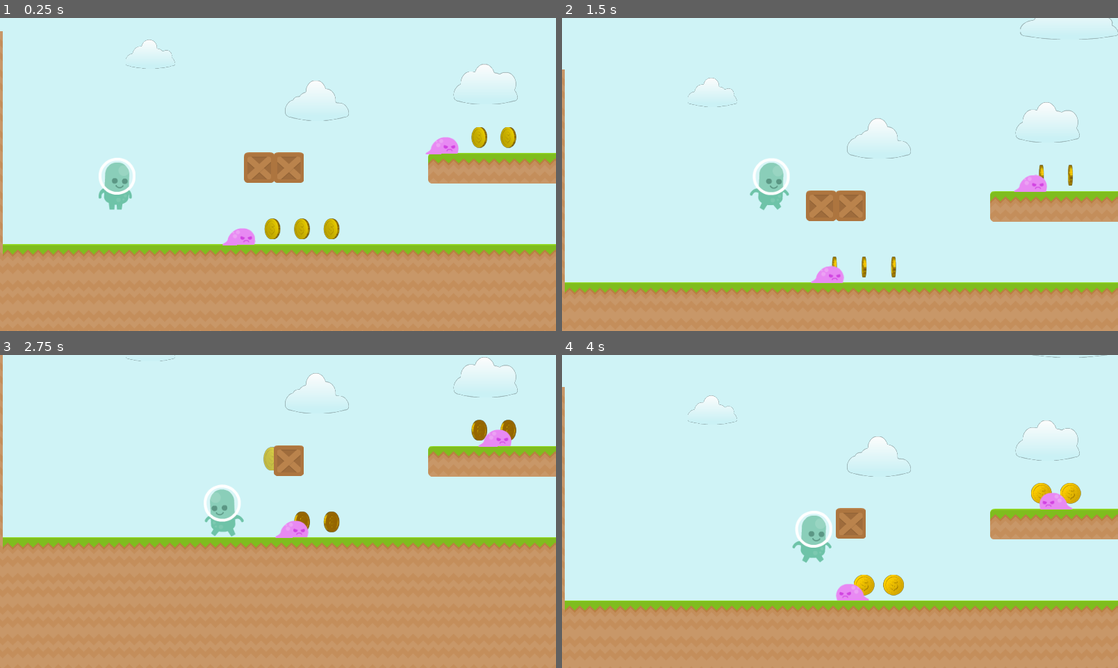
Above: before the commit, frames 1-4 (two rows, left to right).
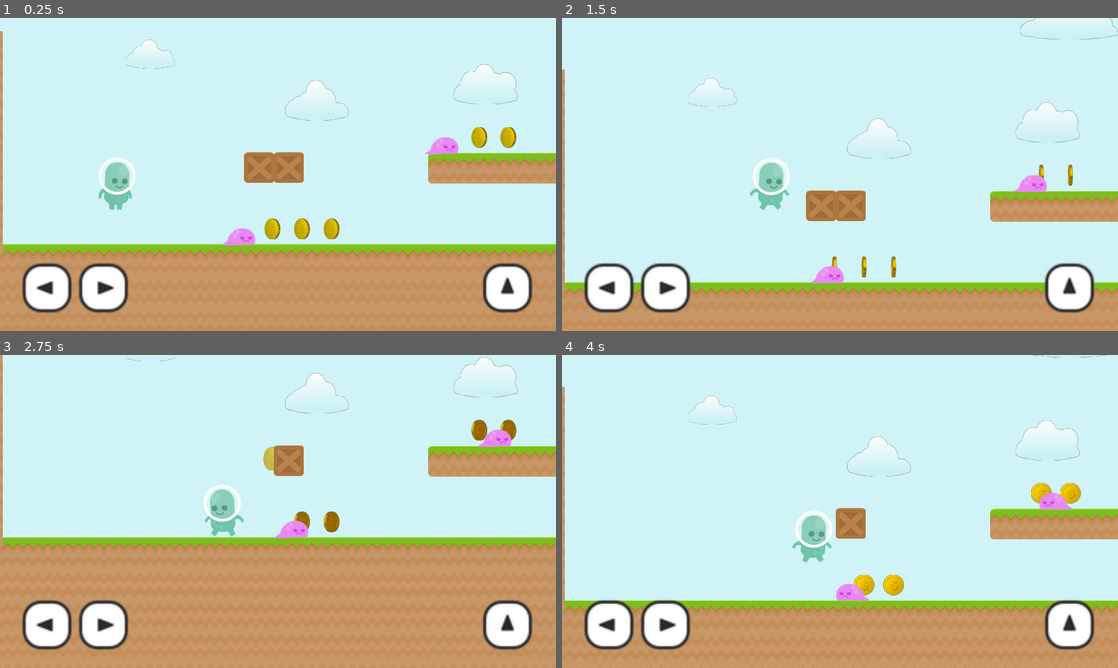
Above: after the commit, the same moments.

Repository: modaslam/super-margo
Game: Godot game, scene res://scenes/game.tscn
The game is run twice, just before and just after one commit, with the same random seed, the same clock (stepped at 60 frames per second) and the same inputs.
Inputs:
- Up to frame 1 (0.25 s): no input
- Up to frame 2 (1.5 s): hold Space (jump) 0.53-1.28 s; hold Right (move_right) from 0.53 s (still down); tap Space (jump) at 1.35 s
- Up to frame 3 (2.75 s): tap Space (jump) at 1.52, 1.82 s; release Right (move_right) at 2.03 s; hold Left (move_left) from 2.03 s (still down); hold Space (jump) from 2.03 s (still down)
- Up to frame 4 (4 s): release Left (move_left) at 2.78 s; release Space (jump) at 2.78 s; hold Right (move_right) from 2.78 s (still down); tap Space (jump) at 2.85, 3.02, 3.32 s; hold Space (jump) from 3.53 s (still down)

The runs differ from the first frame. In frame 1, 3.8% of the frame differs, in the area x 4-96%, y 78-95%; in frame 2, 3.8%; in frame 3, 3.8%; in frame 4, 3.8%.

Commit message:
Added buttons

Diff:
--- a/scenes/game.tscn
+++ b/scenes/game.tscn
@@ -17,6 +17,12 @@
 [ext_resource path="res://scripts/game.gd" type="Script" id=15]
 [ext_resource path="res://scenes/dest_block.tscn" type="PackedScene" id=16]
 [ext_resource path="res://scenes/platform.tscn" type="PackedScene" id=17]
+[ext_resource path="res://assets/buttons/left0.png" type="Texture" id=18]
+[ext_resource path="res://assets/buttons/left1.png" type="Texture" id=19]
+[ext_resource path="res://assets/buttons/right0.png" type="Texture" id=20]
+[ext_resource path="res://assets/buttons/right1.png" type="Texture" id=21]
+[ext_resource path="res://assets/buttons/up1.png" type="Texture" id=22]
+[ext_resource path="res://assets/buttons/up0.png" type="Texture" id=23]
 
 [sub_resource type="SpriteFrames" id=1]
 animations = [ {
@@ -56,7 +62,7 @@
 [node name="AnimatedSprite" type="AnimatedSprite" parent="Character"]
 scale = Vector2( 1.3, 1.3 )
 frames = SubResource( 1 )
-frame = 2
+frame = 5
 playing = true
 
 [node name="Shape" type="CollisionShape2D" parent="Character"]
@@ -212,6 +218,32 @@
 [node name="Platforms" type="Node2D" parent="."]
 
 [node name="Platform" parent="Platforms" instance=ExtResource( 17 )]
+
+[node name="CanvasLayer" type="CanvasLayer" parent="."]
+layer = 2
+
+[node name="Controls" type="Node2D" parent="CanvasLayer"]
+
+[node name="TouchLeft" type="TouchScreenButton" parent="CanvasLayer/Controls"]
+position = Vector2( 45.2548, 557.96 )
+scale = Vector2( 3.5, 3.5 )
+normal = ExtResource( 18 )
+pressed = ExtResource( 19 )
+action = "move_left"
+
+[node name="TouchRight" type="TouchScreenButton" parent="CanvasLayer/Controls"]
+position = Vector2( 175.326, 557.96 )
+scale = Vector2( 3.5, 3.5 )
+normal = ExtResource( 20 )
+pressed = ExtResource( 21 )
+action = "move_right"
+
+[node name="TouchUp" type="TouchScreenButton" parent="CanvasLayer/Controls"]
+position = Vector2( 1105.42, 557.96 )
+scale = Vector2( 3.5, 3.5 )
+normal = ExtResource( 23 )
+pressed = ExtResource( 22 )
+action = "jump"
 [connection signal="died" from="Character" to="." method="_on_Character_died"]
 [connection signal="body_entered" from="Character/Feet" to="Character" method="_on_Feet_body_entered"]
 [connection signal="body_entered" from="Character/Body" to="Character" method="_on_Body_body_entered"]
--- a/scripts/character.gd
+++ b/scripts/character.gd
@@ -8,6 +8,10 @@
 var alive = true
 
 signal died
+
+var left
+var right
+var up
 
 #--------------------------------------------
 
@@ -23,9 +27,9 @@
 
 func _physics_process(delta):
 
-	var walk_left = Input.is_action_pressed("move_left")
-	var walk_right = Input.is_action_pressed("move_right")
-	var jump = Input.is_action_pressed("jump")
+	var walk_left = Input.is_action_pressed("move_left") or left
+	var walk_right = Input.is_action_pressed("move_right") or right
+	var jump = Input.is_action_pressed("jump") or up
 
 	# Horizontal movement code. First, get the player's input.
 	var walk = WALK_FORCE * (Input.get_action_strength("move_right") - Input.get_action_strength("move_left"))
@@ -46,7 +50,7 @@
 	velocity = move_and_slide_with_snap(velocity, Vector2.DOWN, Vector2.UP)
 
 	# Check for jumping. is_on_floor() must be called after movement code.
-	if is_on_floor() and Input.is_action_just_pressed("jump") and alive:
+	if is_on_floor() and (Input.is_action_just_pressed("jump") or up) and alive:
 		jump()
 
 	var on_ground = _rayE.is_colliding() or _rayD.is_colliding()
Renamed: assets/buttons/baixo0.png -> assets/buttons/down0.png
Not shown, added: assets/buttons/down0.png.import
Renamed: assets/buttons/baixo1.png -> assets/buttons/down1.png
Not shown, added: assets/buttons/down1.png.import
Renamed: assets/buttons/esquerda0.png -> assets/buttons/left0.png
Not shown, added: assets/buttons/left0.png.import
Renamed: assets/buttons/esquerda1.png -> assets/buttons/left1.png
Not shown, added: assets/buttons/left1.png.import
Renamed: assets/buttons/direita0.png -> assets/buttons/right0.png
Not shown, added: assets/buttons/right0.png.import
Renamed: assets/buttons/direita1.png -> assets/buttons/right1.png
Not shown, added: assets/buttons/right1.png.import
(and 5 more such lines)
